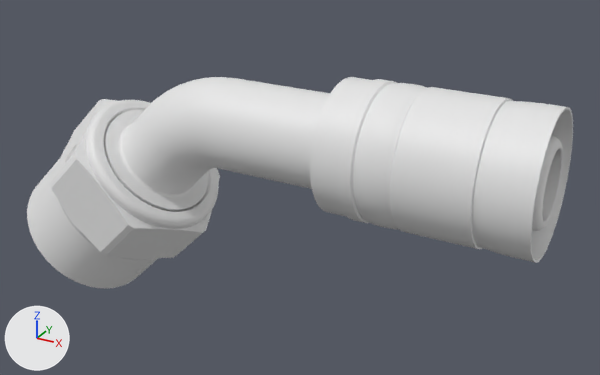
The glTF model public/models/Manually Modelled/AC-10-08-GX.glb, before and after one commit.
Before and after are seen from a camera (50 mm lens) standing at (0.0168, -0.0905, 0.038) and looking at (-0.0349, 0.0035, -0.009). The lights are fixed; the arrows at lower left show +X, +Y and +Z. The picture after the commit comes second. Where no turn or scale is listed for an object, it has been applied to the vertices. Vertices at exactly the same position are counted once.

The first picture shows 'Crimp', 'Nut', 'Pipe'.
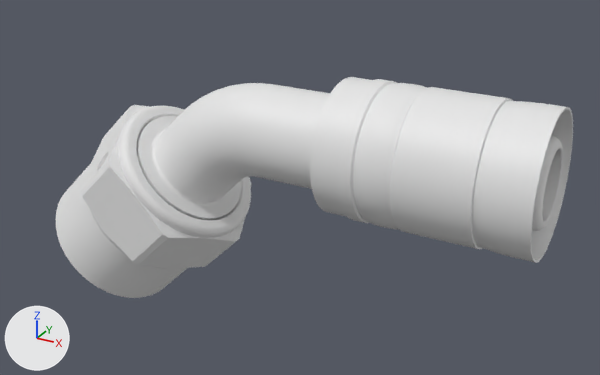
Location of each change, [x1, y1, x2, y2] in pixels of the pictures (600 x 375 px; the box of a moved part takes in the faces that stretch with it):
'Nut', moved
    before: [27, 99, 220, 289]
    after: [55, 105, 251, 298]
'Pipe', reshaped (7% narrower)
    before: [118, 77, 563, 231]
    after: [151, 77, 563, 231]
part 2 of me_pipe_026, moved or reshaped
    before: [118, 112, 207, 198]
    after: [151, 118, 240, 207]
part 3 of me_pipe_026, moved or reshaped
    before: [140, 77, 271, 176]
    after: [174, 83, 271, 184]

The change, as a list of edits to the scene's bpy script:
```text
Change me_nut_018:
    used by ob_nut; location = (0.0, 0.0, 0.0)
    remove me_nut_018.from_pydata(...)  # 5250 vertices, 10400 faces; spans x -0.0796..-0.0493, y -0.0111..0.0111, z -0.0303..-0.0001
    add me_nut_018.from_pydata(...)  # 5250 vertices, 10400 faces; spans x -0.0737..-0.0434, y -0.0111..0.0111, z -0.0303..-0.0001
    me_nut_018 part 1: the whole mesh is moved by (0.0059, 0.0, 0.0)
Change me_pipe_026:
    used by ob_pipe; location = (0.0, 0.0, 0.0)
    remove me_pipe_026.from_pydata(...)  # 3820 vertices, 7224 faces; spans x -0.0616..0.0, y -0.0088..0.0088, z -0.0124..0.0088
    add me_pipe_026.from_pydata(...)  # 3820 vertices, 7224 faces; spans x -0.0557..0.0, y -0.0088..0.0088, z -0.0124..0.0088
    me_pipe_026 part 2: the loose piece of 884 vertices spanning x -0.0616..-0.0485, y -0.0068..0.0068, z -0.0124..0.0008 is moved by (0.0059, 0.0, 0.0)
    me_pipe_026 part 3: 832 of the vertices in x -0.0574..-0.044, y -0.0063..0.0063, z -0.0082..0.0063 are moved by (0.0059, 0.0, 0.0)
```
